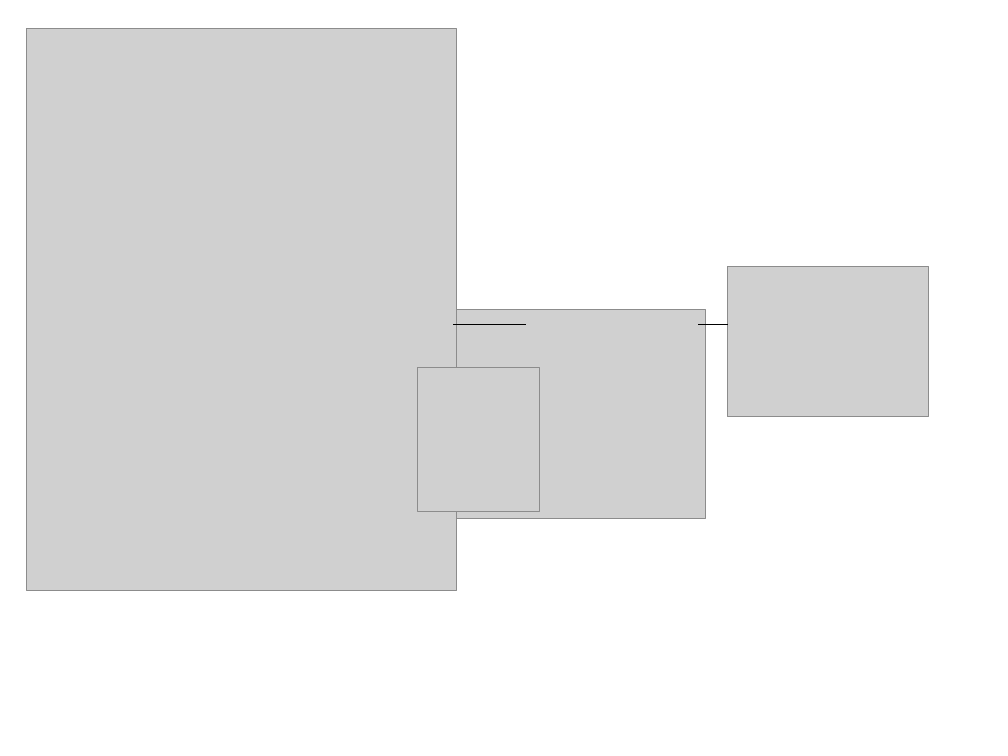
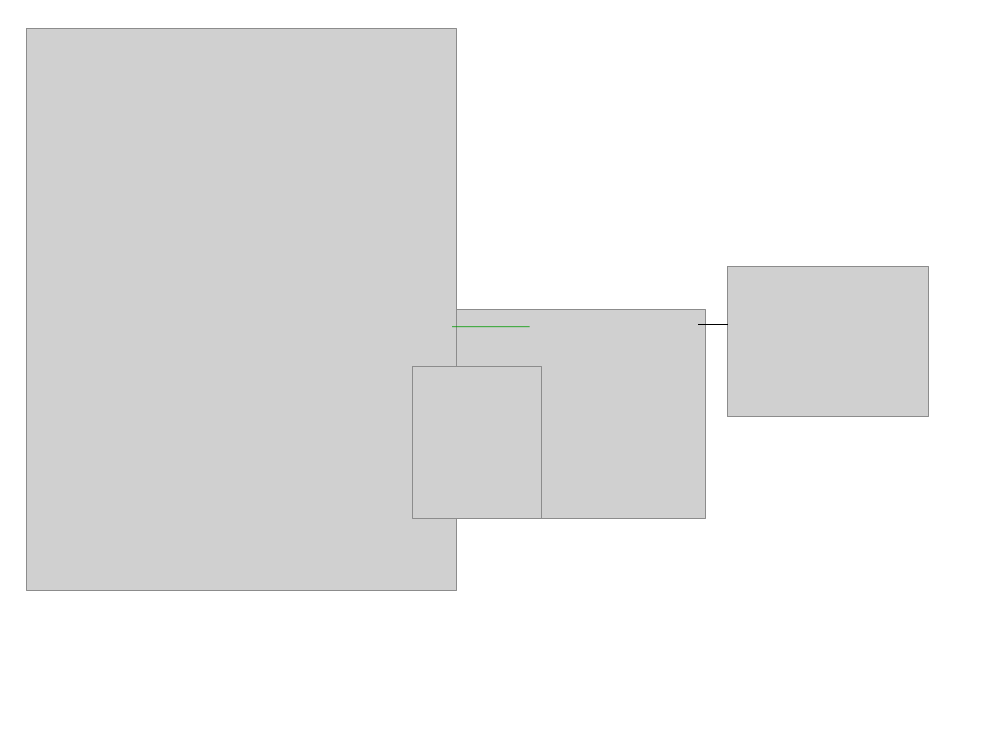
Before and after one commit to howbuildingsfail/sr2020, a slide deck: slide 1 of ln_cymbals.odp. Drawn at 1008x756 pixels with LibreOffice and Linux fonts; fonts in the diff are those of the drawing; grey boxes stand for pictures. Boxes give left, top, right and bottom in pixels: in the first picture for what was removed or moved away, otherwise in the second. Text is boxed around its words. In the diff, an @@ line names an element or a change of style, - is before the commit and + after.

```diff
--- a/ln_cymbals.odp
+++ b/ln_cymbals.odp
@@ line moved from (454, 324) - (526, 324) to (452, 327) - (530, 327) @@
@@ line (452, 327) - (530, 327): stroke #000000 0 pt to #009900 0.57 pt @@
@@ picture: place and size @@
-picture at <box>418,368,541,511</box>
+picture at <box>413,367,542,519</box>
```
Also in this commit, not shown: 3 other files.
